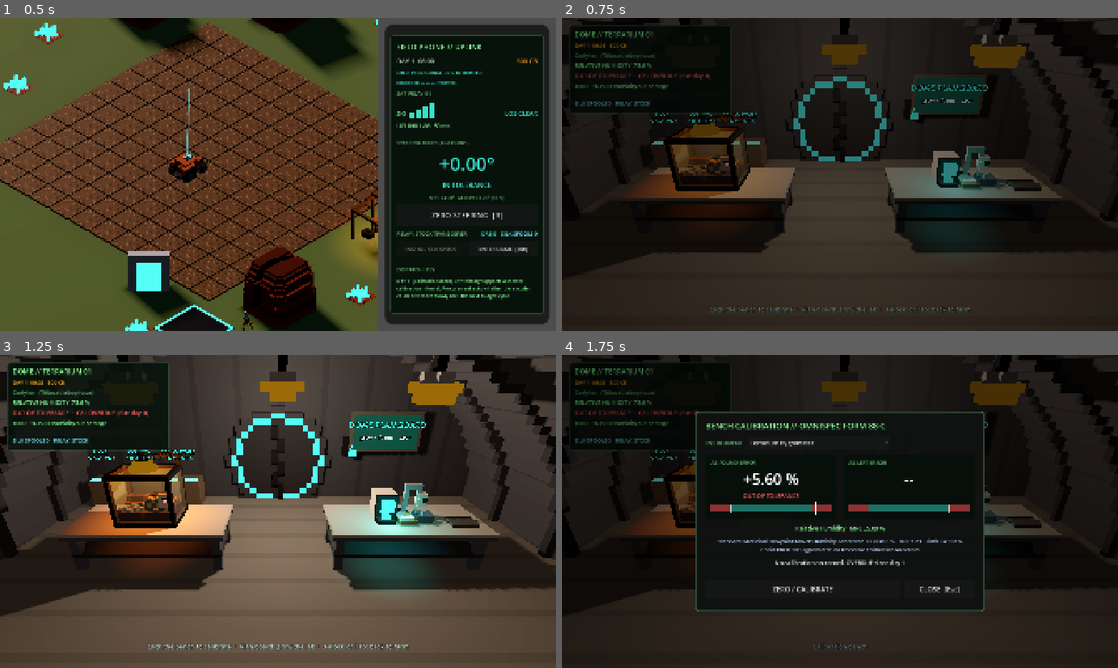
Above: before the commit, frames 1-4 (two rows, left to right).
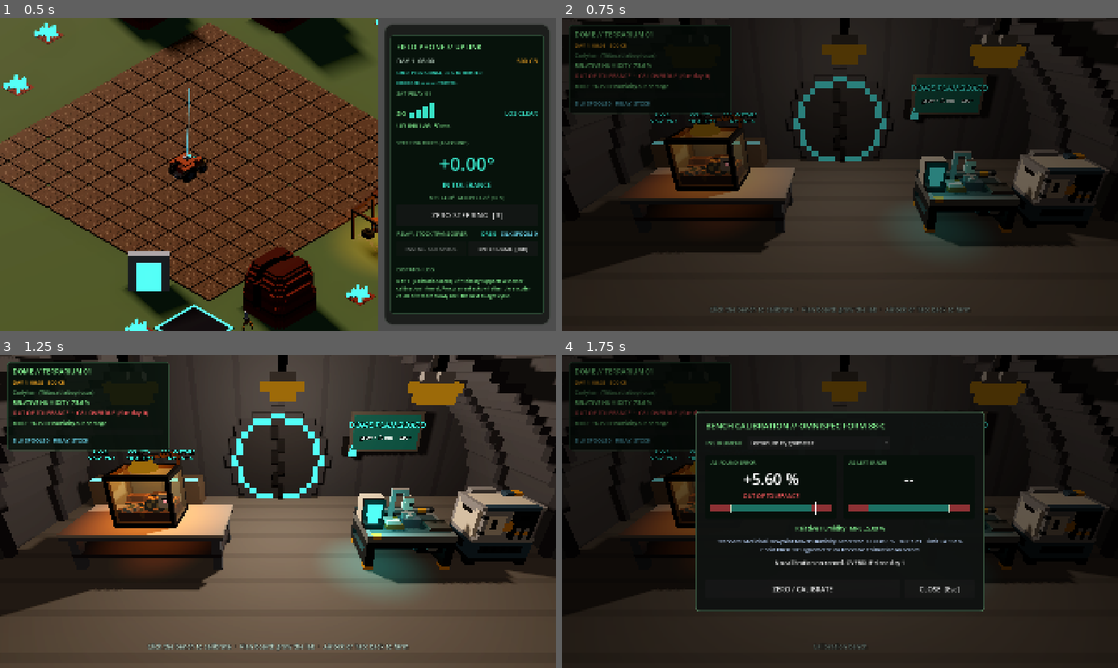
Above: after the commit, the same moments.

Repository: xlockeddown-glitch/out-of-spec
Game: Godot game, scene res://scenes/main_farm.tscn
Two runs of this game, one before a commit and one after it. Both use one fixed random seed, a clock stepped at 60 frames per second and the inputs below.
Inputs (mouse positions are in pixels of both pictures, inside the frame that each line leads up to):
- Up to frame 1 (0.5 s): no input
- Up to frame 2 (0.75 s): click "ENTER DOME [Tab]" at 0.5 s
- Up to frame 3 (1.25 s): no input
- Up to frame 4 (1.75 s): tap Enter at 1.25 s; move the mouse to (962, 495) at 1.27 s; hold D (rover_steer_right) from 1.28 s (still down); hold E (interact) from 1.28 s (still down); click (962, 495) at 1.42 s

Frame 1 is identical in both runs. In frame 2, 5.7% of the frame differs, in the area x 58-99%, y 40-75%; in frame 3, 8.1%, in the area x 58-100%, y 40-76%; in frame 4, 2.0%.

Commit message:
Place the calibration bench and chamber cart in the dome
The lab calibration bench replaces the plain table under the cal station,
which now sits on its mat; the environmental chamber cart stands on the
floor to its right. Both face the camera. Ryan left placement to the agent.

Co-Authored-By: Claude Opus 5.5 <noreply@anthropic.com>

Diff:
--- a/scenes/dome_interior.tscn
+++ b/scenes/dome_interior.tscn
@@ -238,12 +238,12 @@
 omni_range = 1.2
 
 [node name="RightBench" type="CSGBox3D" parent="."]
-position = Vector3(3, 0.5, 0)
-size = Vector3(3.6, 1, 1.6)
+position = Vector3(3, 0.45, 0)
+size = Vector3(2, 0.9, 1.4)
 material = SubResource("MatBench")
 
 [node name="CalStation" type="Node3D" parent="."]
-position = Vector3(3, 1, 0)
+position = Vector3(2.7, 0.9, 0)
 
 [node name="Body" type="CSGBox3D" parent="CalStation"]
 position = Vector3(0, 0.3, -0.1)
@@ -262,13 +262,13 @@
 omni_range = 2.0
 
 [node name="SilkTray" type="CSGBox3D" parent="CalStation"]
-position = Vector3(1.25, 0.04, 0.3)
-size = Vector3(0.6, 0.08, 0.4)
+position = Vector3(1, 0.04, 0.3)
+size = Vector3(0.5, 0.08, 0.4)
 material = SubResource("MatMetal")
 
 [node name="BenchClick" type="Area3D" parent="CalStation"]
 unique_name_in_owner = true
-position = Vector3(0, 0.35, 0)
+position = Vector3(0.3, 0.35, 0)
 collision_layer = 8
 collision_mask = 0
 script = ExtResource("3_click")
@@ -489,12 +489,18 @@
 greybox = [NodePath("../LeftBench")]
 
 [node name="RightBenchModel" type="Node3D" parent="." node_paths=PackedStringArray("greybox")]
-position = Vector3(3, 0, 0)
-script = ExtResource("5_slot")
-model_path = "res://assets/voxels/dome_bench.glb"
+transform = Transform3D(-1, 0, 0, 0, 1, 0, 0, 0, -1, 3, 0, 0)
+script = ExtResource("5_slot")
+model_path = "res://assets/voxels/lab_calibration_bench.glb"
 model_scale = 0.1
 greybox = [NodePath("../RightBench")]
 
+[node name="EnvChamberCartModel" type="Node3D" parent="."]
+transform = Transform3D(-1, 0, 0, 0, 1, 0, 0, 0, -1, 5.2, 0, 0)
+script = ExtResource("5_slot")
+model_path = "res://assets/voxels/env_chamber_cart.glb"
+model_scale = 0.1
+
 [node name="StationModel" type="Node3D" parent="CalStation" node_paths=PackedStringArray("greybox")]
 script = ExtResource("5_slot")
 model_path = "res://assets/voxels/cal_station.glb"
Not shown, changed: docs/art/voxel_models.md
Not shown, changed: docs/decisions.md
